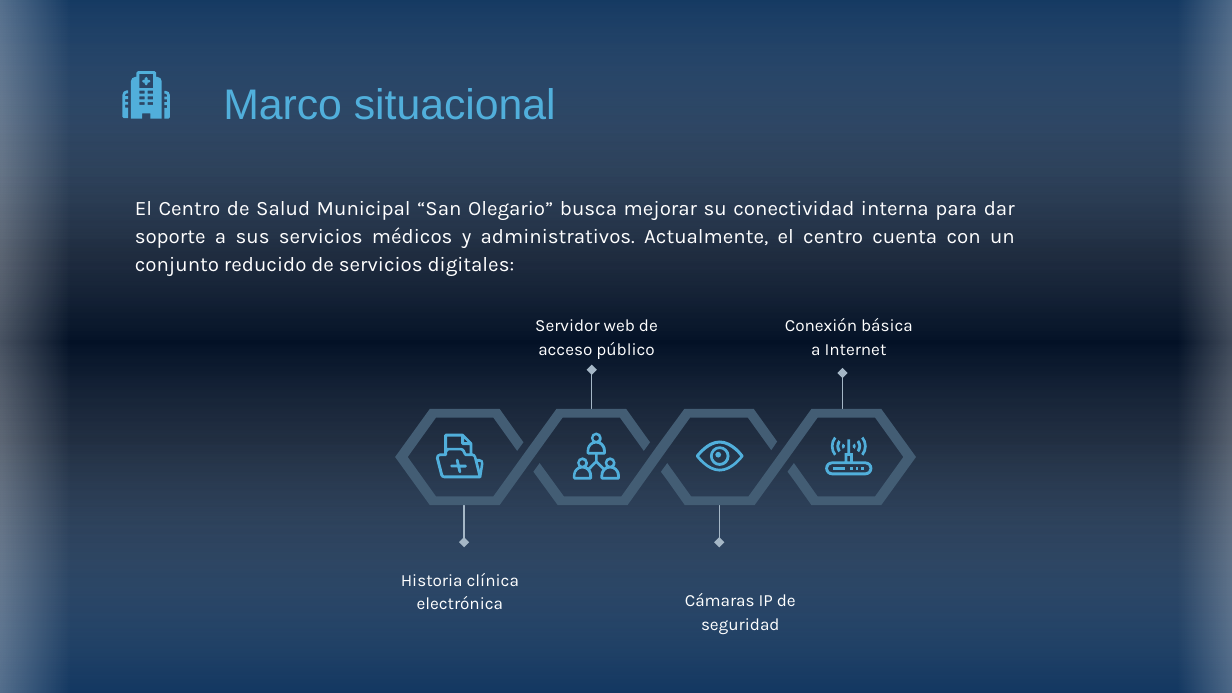
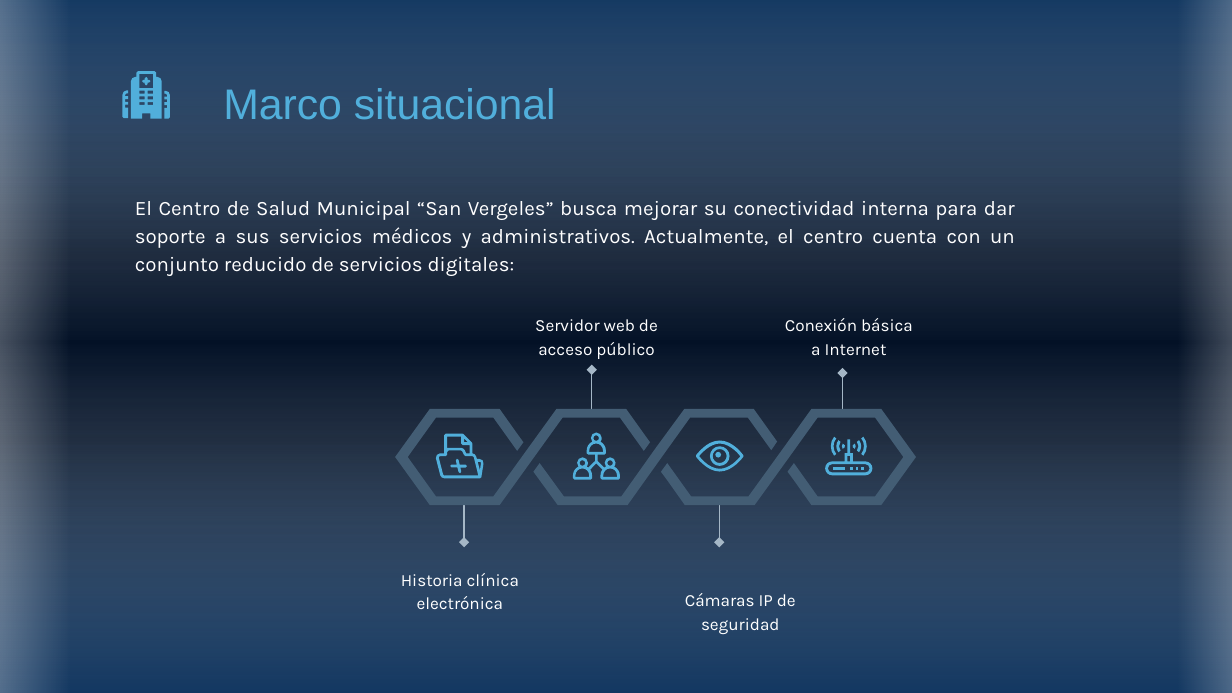
Before and after one commit to GatitosLab/final-lab, a slide deck: slide 3 of presentacion/LaolLinkConsulting_ProyectoFinalKyndryl_OlegLaura.pptx. Drawn at 1232x693 pixels with LibreOffice and Linux fonts; fonts in the diff are those of the drawing; background and template pictures are left out. Boxes give left, top, right and bottom in pixels: in the first picture for what was removed or moved away, otherwise in the second. Text is boxed around its words. In the diff, an @@ line names an element or a change of style, - is before the commit and + after.

```diff
--- a/presentacion/LaolLinkConsulting_ProyectoFinalKyndryl_OlegLaura.pptx
+++ b/presentacion/LaolLinkConsulting_ProyectoFinalKyndryl_OlegLaura.pptx
@@ text at bbox=[135, 201, 1015, 276]: text changed @@
-El Centro de Salud Municipal “San Olegario” busca mejorar su conectividad interna para dar soporte a sus servicios médicos y administrativos. Actualmente, el centro cuenta con un conjunto reducido de servicios digitales:
+El Centro de Salud Municipal “San Vergeles” busca mejorar su conectividad interna para dar soporte a sus servicios médicos y administrativos. Actualmente, el centro cuenta con un conjunto reducido de servicios digitales:
```
Also in this commit, not shown: 2 other slides changed, 1 other file.
